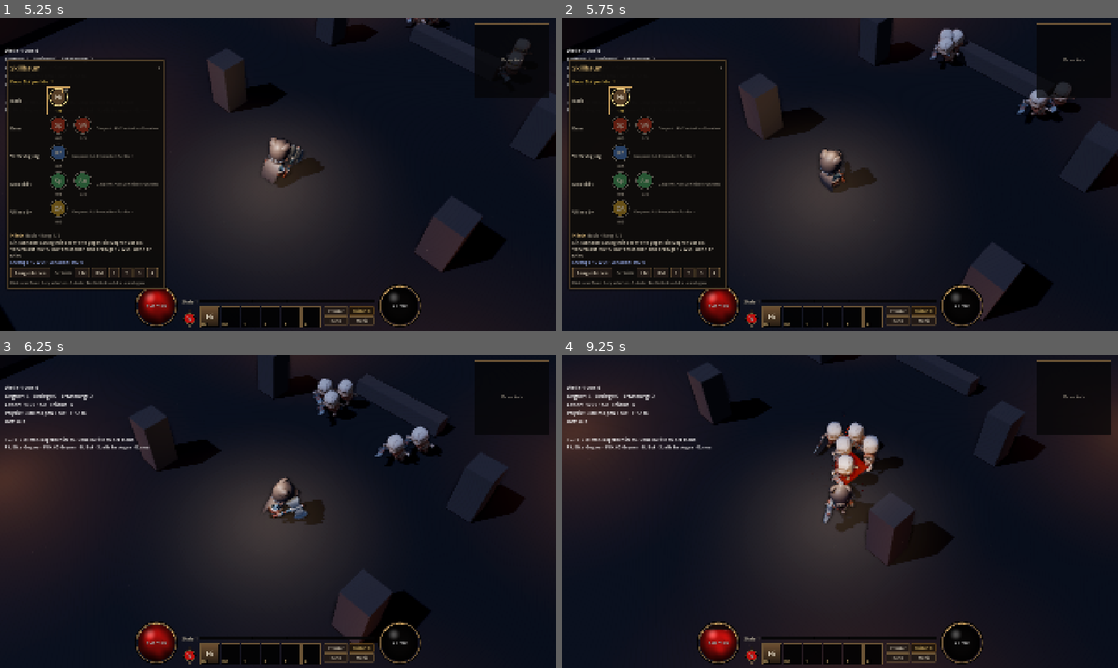
Above: before the commit, frames 1-4 (two rows, left to right).
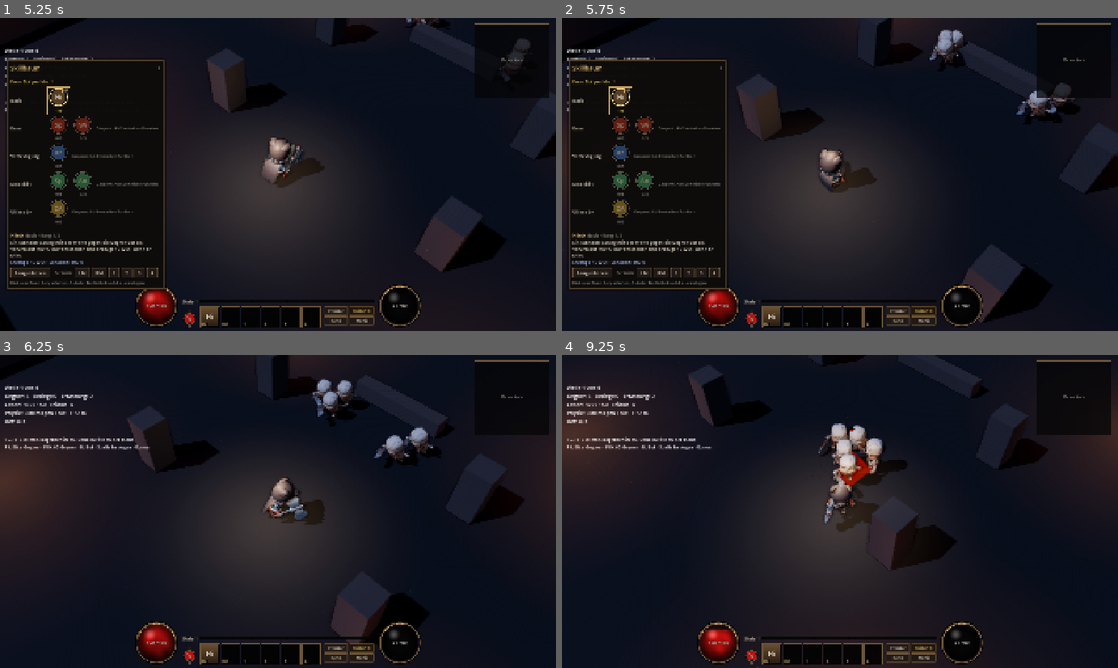
Above: after the commit, the same moments.

Repository: bretalljoshua-sudo/Diablo-X
Game: Godot game, scene res://debug/enemy_arena.tscn
Same seed, same stepped clock (60 frames per second), same inputs: the game is played once before the commit and once after it. This scene is started directly instead of the project's main scene. Sound files missing from this copy of the repository are replaced by a short silence.
Inputs (mouse positions are in pixels of both pictures, inside the frame that each line leads up to):
- Up to frame 1 (5.25 s): click "Inventar" at 0.5 s; click "Skills (+1)" at 1.25 s; click "Karte" at 2 s; click "Menü" at 2.75 s; click "Weiter" at 3.5 s; tap Enter (ui_accept) at 4.25 s; drag from (278, 174) to (333, 105) at 4.27 s; drag from (211, 318) to (250, 237) at 5.02 s
- Up to frame 2 (5.75 s): no input
- Up to frame 3 (6.25 s): move the mouse to (227, 655) at 5.77 s; press the mouse at (227, 655) at 5.78 s; hold D (move_right) from 5.78 s (still down)
- Up to frame 4 (9.25 s): release D (move_right) at 6.5 s; release the mouse at (789, 655) at 6.5 s; drag from (812, 655) to (673, 464) at 6.52 s; drag from (834, 655) to (867, 511) at 7.27 s; drag from (851, 655) to (756, 433) at 8.02 s; move the mouse to (873, 655) at 8.77 s; hold S (move_down) from 8.78 s (still down); tap Ctrl at 8.85 s; click (873, 655) at 8.92 s

Frame 1 is identical in both runs. In frame 2, 0.6% of the frame differs, in the area x 31-100%, y 3-98%; in frame 3, 0.8%; in frame 4, 2.2%, in the area x 22-88%, y 0-69%.

Commit message:
AP9: Fixes in AP2, AP4, AP6 und AP8 für den ganzen Ablauf
- Spieler folgt Navigationspfaden (path_height_offset), gleitet an Kanten entlang
- Navigationsnetz in Türzellen nur so breit wie die Öffnung zwischen den Pfosten
- Ausgänge schalten in Spielzeit scharf und reisen auch, wenn die Figur schon darin steht
- Boden vor dem Gruft-Eingang im Dorf
- Beute landet auf dem Navigationsnetz statt in Wänden

Co-Authored-By: Claude Opus 5.5 (1M context) <noreply@anthropic.com>
Claude-Session: https://claude.ai/code/session_018M4NrDv1MHQDceHntaJpRV

Diff:
--- a/assets/tools/build_world_kit.gd
+++ b/assets/tools/build_world_kit.gd
@@ -320,7 +320,8 @@
 			52,
 			"crypt_entrance",
 			[_p(HALLOWEEN + "crypt.glb", _t(Vector3.ZERO, 0, Vector3.ONE * 0.5))],
-			[[Vector3(3, CELL, 2), Vector3(0, 2, -1)]]
+			# Boden davor, sonst fällt man vor dem Übergang ins Leere (AP9).
+			[[Vector3(3, CELL, 2), Vector3(0, 2, -1)], floor_box[0]]
 		],
 		[53, "house_roof", [roof], solid_cell],
 	]
--- a/assets/world/world_kit.tres
+++ b/assets/world/world_kit.tres
@@ -433,7 +433,7 @@
 item/52/mesh = ExtResource("35_iggw8")
 item/52/mesh_transform = Transform3D(1, 0, 0, 0, 1, 0, 0, 0, 1, 0, 0, 0)
 item/52/mesh_cast_shadow = 1
-item/52/shapes = [SubResource("BoxShape3D_hiyc0"), Transform3D(1, 0, 0, 0, 1, 0, 0, 0, 1, 0, 2, -1)]
+item/52/shapes = [SubResource("BoxShape3D_hiyc0"), Transform3D(1, 0, 0, 0, 1, 0, 0, 0, 1, 0, 2, -1), SubResource("BoxShape3D_viw7j"), Transform3D(1, 0, 0, 0, 1, 0, 0, 0, 1, 0, -0.1, 0)]
 item/52/navigation_mesh_transform = Transform3D(1, 0, 0, 0, 1, 0, 0, 0, 1, 0, 0, 0)
 item/52/navigation_layers = 1
 item/53/name = "house_roof"
--- a/loot/loot_service.gd
+++ b/loot/loot_service.gd
@@ -59,13 +59,31 @@
 	var count := items.size() + (1 if gold > 0 else 0)
 	var angle := rng.randf() * TAU
 	for item in items:
-		var spot := position + _offset(angle, count)
+		var spot := _reachable(parent, position + _offset(angle, count))
 		angle += TAU / maxf(count, 1)
 		spawned.append(GroundItem.spawn_item(parent, item, spot))
 		EventBus.loot_dropped.emit(item, spot)
 	if gold > 0:
-		spawned.append(GroundItem.spawn_gold(parent, gold, position + _offset(angle, count)))
+		var gold_spot := _reachable(parent, position + _offset(angle, count))
+		spawned.append(GroundItem.spawn_gold(parent, gold, gold_spot))
 	return spawned
+
+
+## Zieht einen Ablageort auf das Navigationsnetz, damit Beute nicht in Wänden oder Requisiten
+## landet, wo man sie nicht aufheben kann (AP9). Ohne Netz bleibt der Ort, wie er ist.
+static func _reachable(parent: Node, spot: Vector3) -> Vector3:
+	var node := parent as Node3D
+	if node == null or not node.is_inside_tree():
+		return spot
+	var map := node.get_world_3d().navigation_map
+	if (
+		not map.is_valid()
+		or NavigationServer3D.map_get_iteration_id(map) == 0
+		or NavigationServer3D.map_get_regions(map).is_empty()
+	):
+		return spot
+	var closest := NavigationServer3D.map_get_closest_point(map, spot)
+	return Vector3(closest.x, spot.y, closest.z)
 
 
 static func _offset(angle: float, count: int) -> Vector3:
--- a/player/player.tscn
+++ b/player/player.tscn
@@ -50,6 +50,7 @@
 [node name="Player" type="CharacterBody3D"]
 collision_layer = 2
 collision_mask = 5
+wall_min_slide_angle = 0.0
 script = ExtResource("1_player")
 
 [node name="Collision" type="CollisionShape3D" parent="."]
@@ -104,7 +105,8 @@
 script = ExtResource("9_equipment")
 
 [node name="NavigationAgent" type="NavigationAgent3D" parent="."]
-path_desired_distance = 0.4
+path_desired_distance = 0.5
+path_height_offset = 0.5
 target_desired_distance = 0.2
 radius = 0.4
 height = 1.8
--- a/world/exit_trigger.gd
+++ b/world/exit_trigger.gd
@@ -9,7 +9,7 @@
 @export var arm_delay: float = 0.6
 @export var active: bool = true
 
-var _armed_at: float = 0.0
+var _arm_left: float = 0.0
 
 
 func _init() -> void:
@@ -19,8 +19,20 @@
 
 
 func _ready() -> void:
-	_armed_at = Time.get_ticks_msec() / 1000.0 + arm_delay
+	_arm_left = arm_delay
 	body_entered.connect(_on_body_entered)
+
+
+## Die Sperre läuft in Spielzeit (auch in beschleunigten Tests). Steht die Figur beim Scharfschalten
+## schon im Bereich, zählt das wie Betreten.
+func _physics_process(delta: float) -> void:
+	if _arm_left <= 0.0:
+		set_physics_process(false)
+		return
+	_arm_left -= delta
+	if _arm_left <= 0.0:
+		for body in get_overlapping_bodies():
+			_on_body_entered(body)
 
 
 static func create(target: Vector3, depth: int, radius: float = 1.4) -> ExitTrigger:
@@ -42,5 +54,5 @@
 
 
 func _on_body_entered(body: Node3D) -> void:
-	if active and is_player(body) and Time.get_ticks_msec() / 1000.0 >= _armed_at:
+	if active and is_player(body) and _arm_left <= 0.0:
 		World.travel_to(target_depth)
--- a/world/level_builder.gd
+++ b/world/level_builder.gd
@@ -5,6 +5,8 @@
 
 const AGENT_RADIUS := 0.5
 const AGENT_HEIGHT := 2.0
+## Halbe lichte Weite eines Durchgangs (Pfosten der Türzelle, siehe build_world_kit.gd).
+const DOORWAY_HALF_WIDTH := 1.2
 ## Lichter mit Schatten (teuer). Die übrigen Lichter werfen keine Schatten.
 const MAX_SHADOW_LIGHTS := 8
 const LIGHT_FADE_BEGIN := 45.0
@@ -67,11 +69,14 @@
 static func floor_faces(layout: LevelLayout) -> PackedVector3Array:
 	var walkable := DungeonGenerator.walkable_cells(layout)
 	var rows: Dictionary[int, Array] = {}
+	var faces := PackedVector3Array()
 	for cell in walkable:
+		if int(layout.cells.get(Vector3i(cell.x, 0, cell.y), -1)) == WorldTiles.Id.DOORWAY:
+			faces.append_array(doorway_faces(layout, cell, walkable))
+			continue
 		if not rows.has(cell.y):
 			rows[cell.y] = []
 		rows[cell.y].append(cell.x)
-	var faces := PackedVector3Array()
 	var size := layout.cell_size
 	for z: int in rows:
 		var xs: Array = rows[z]
@@ -91,6 +96,24 @@
 			run_start = x
 			previous = x
 	return faces
+
+
+## Boden einer Türzelle: nur die lichte Weite zwischen den Pfosten, sonst führen Wege durch die
+## Pfosten und Figuren bleiben daran hängen (AP9).
+static func doorway_faces(
+	layout: LevelLayout, cell: Vector2i, walkable: Dictionary[Vector2i, bool]
+) -> PackedVector3Array:
+	var size := layout.cell_size
+	var center := Vector3((cell.x + 0.5) * size.x, 0, (cell.y + 0.5) * size.z)
+	var along_z := walkable.has(cell + Vector2i(0, 1)) or walkable.has(cell - Vector2i(0, 1))
+	var half := Vector3(DOORWAY_HALF_WIDTH, 0, size.z * 0.5)
+	if not along_z:
+		half = Vector3(size.x * 0.5, 0, DOORWAY_HALF_WIDTH)
+	var a := center + Vector3(-half.x, 0, -half.z)
+	var b := center + Vector3(half.x, 0, -half.z)
+	var c := center + Vector3(half.x, 0, half.z)
+	var d := center + Vector3(-half.x, 0, half.z)
+	return PackedVector3Array([a, b, c, a, c, d])
 
 
 static func build_lights(layout: LevelLayout) -> Node3D:
